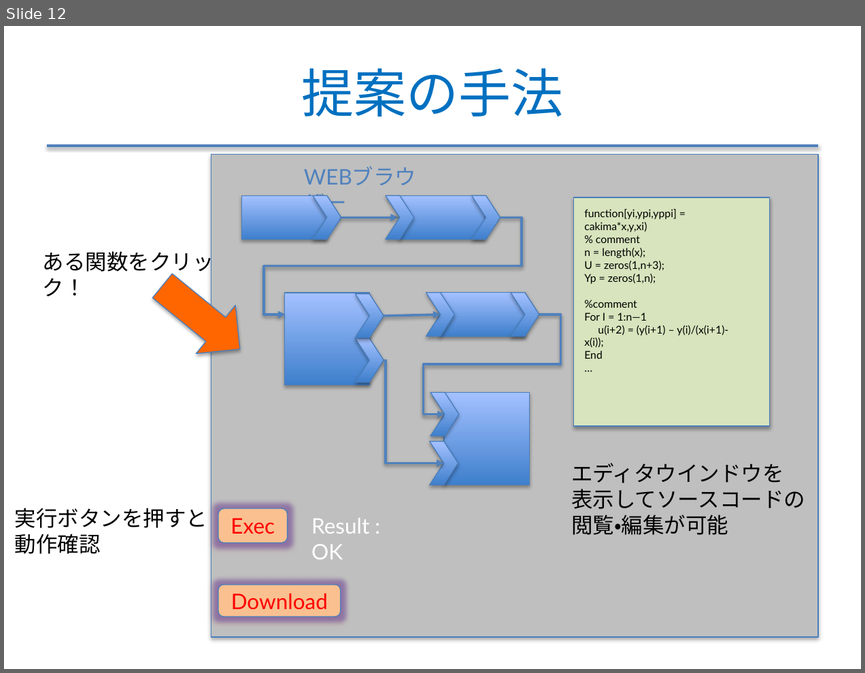
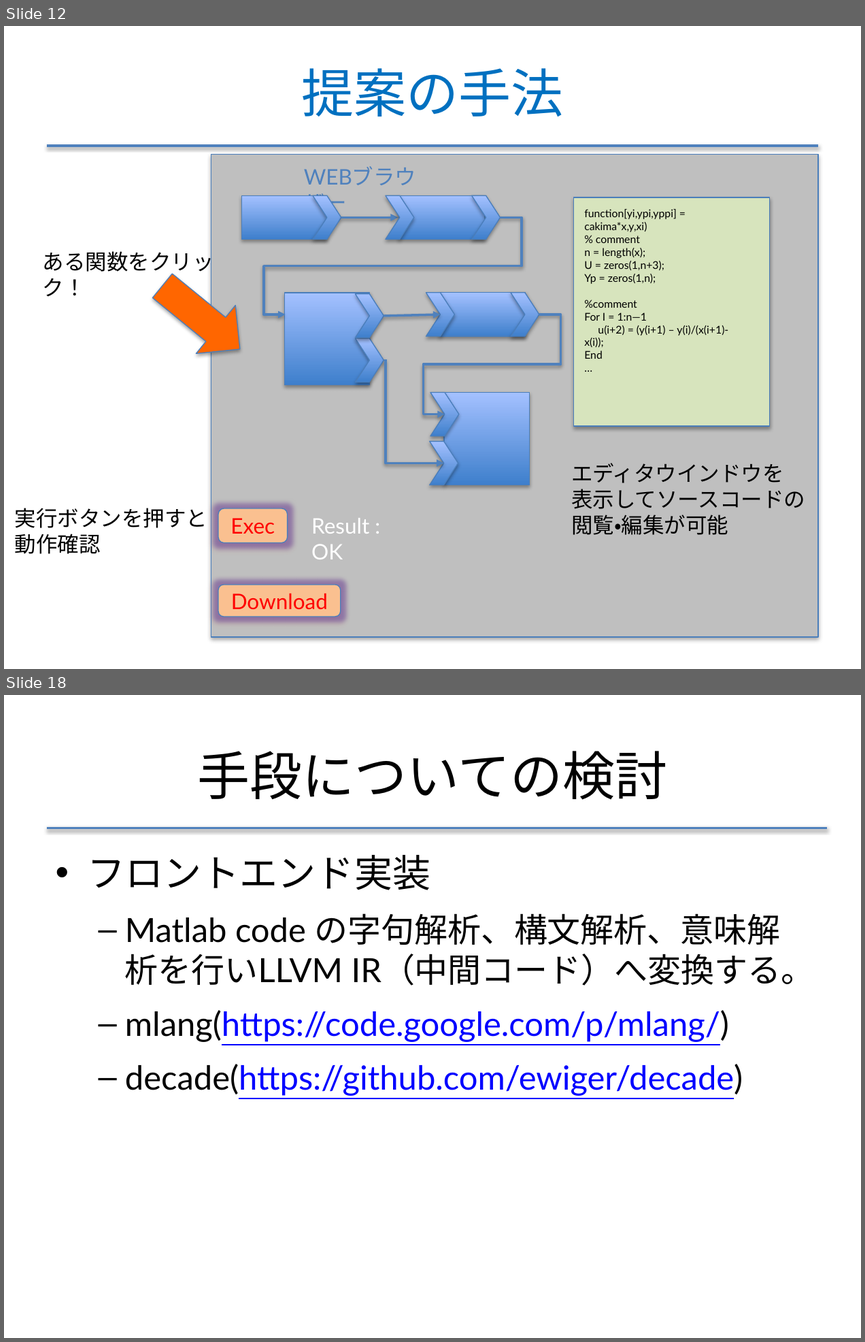
Before and after one commit to f-akazawa/akaz_uecdevelop, a slide deck: doc/中間発表資料.pptx. Shown one above the other, each under a label of ours: slide 12 before the commit, slides 12 and 18 after it; the slides between them are not shown. The pictures are 865x673 and 865x1342 pixels, drawn with LibreOffice and Linux fonts; fonts in the diff are those of the drawing. Boxes give left, top, right and bottom in pixels: in the first picture for what was removed or moved away, otherwise in the second. Text is boxed around its words. In the diff, an @@ line names an element or a change of style, - is before the commit and + after.

```diff
--- a/doc/中間発表資料.pptx
+++ b/doc/中間発表資料.pptx
@@ slide 18 added at [4, 695, 861, 1338], background #FFFFFF @@
@@ title added at [197, 751, 667, 800], 44 pt, text #000000 @@
+手段についての検討
@@ line added from (47, 828) to (827, 828), #4F81BD 2 pt @@
@@ text added at [88, 855, 815, 1096], 28 pt, text #000000 @@
+• フロントエンド実装
+  – Matlab code の字句解析、構文解析、意味解析を行いLLVM IR（中間コード）へ変換する。
+  – mlang(https://code.google.com/p/mlang/)
+  – decade(https://github.com/ewiger/decade)
```
Also in this commit, not shown: 11 slides changed, 2 other slides added, 1 slide removed.
